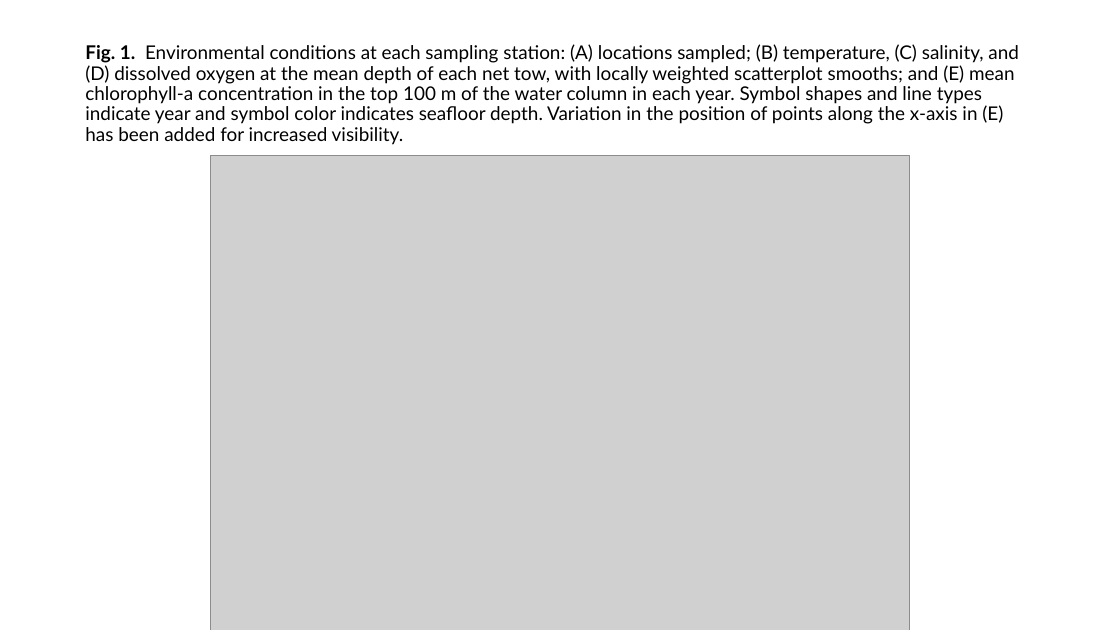
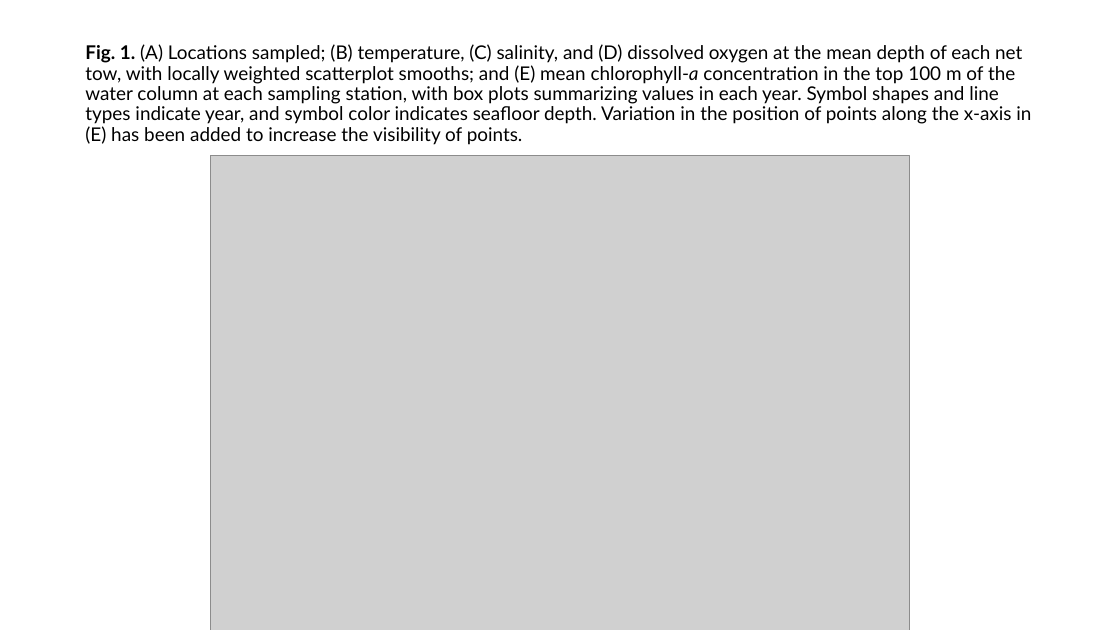
Before and after one commit to LukeABobay/larval-fish-community-analysis, a slide deck: slide 2 of Figures and tables final data set.pptx. Drawn at 1120x630 pixels with LibreOffice and Linux fonts; fonts in the diff are those of the drawing; grey boxes stand for pictures. Boxes give left, top, right and bottom in pixels: in the first picture for what was removed or moved away, otherwise in the second. Text is boxed around its words. In the diff, an @@ line names an element or a change of style, - is before the commit and + after.

```diff
--- a/Figures and tables final data set.pptx
+++ b/Figures and tables final data set.pptx
@@ title at bbox=[85, 44, 1031, 145]: text changed @@
-Fig. 1. Environmental conditions at each sampling station: (A) locations sampled; (B) temperature, (C) salinity, and (D) dissolved oxygen at the mean depth of each net tow, with locally weighted scatterplot smooths; and (E) mean chlorophyll-a concentration in the top 100 m of the water column in each year. Symbol shapes and line types indicate year and symbol color indicates seafloor depth. Variation in the position of points along the x-axis in (E) has been added for increased visibility.
+Fig. 1. (A) Locations sampled; (B) temperature, (C) salinity, and (D) dissolved oxygen at the mean depth of each net tow, with locally weighted scatterplot smooths; and (E) mean chlorophyll-a concentration in the top 100 m of the water column at each sampling station, with box plots summarizing values in each year. Symbol shapes and line types indicate year, and symbol color indicates seafloor depth. Variation in the position of points along the x-axis in (E) has been added to increase the visibility of points.
```
Also in this commit, not shown: 8 other slides changed, 9 other files.
